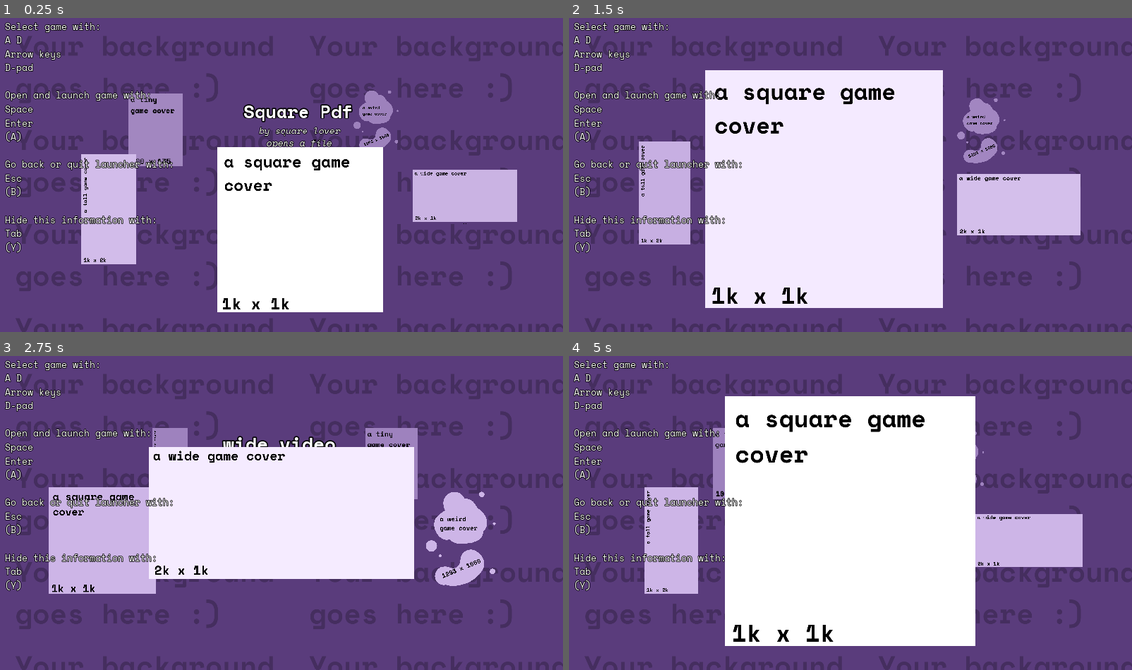
Above: before the commit, frames 1-4 (two rows, left to right).
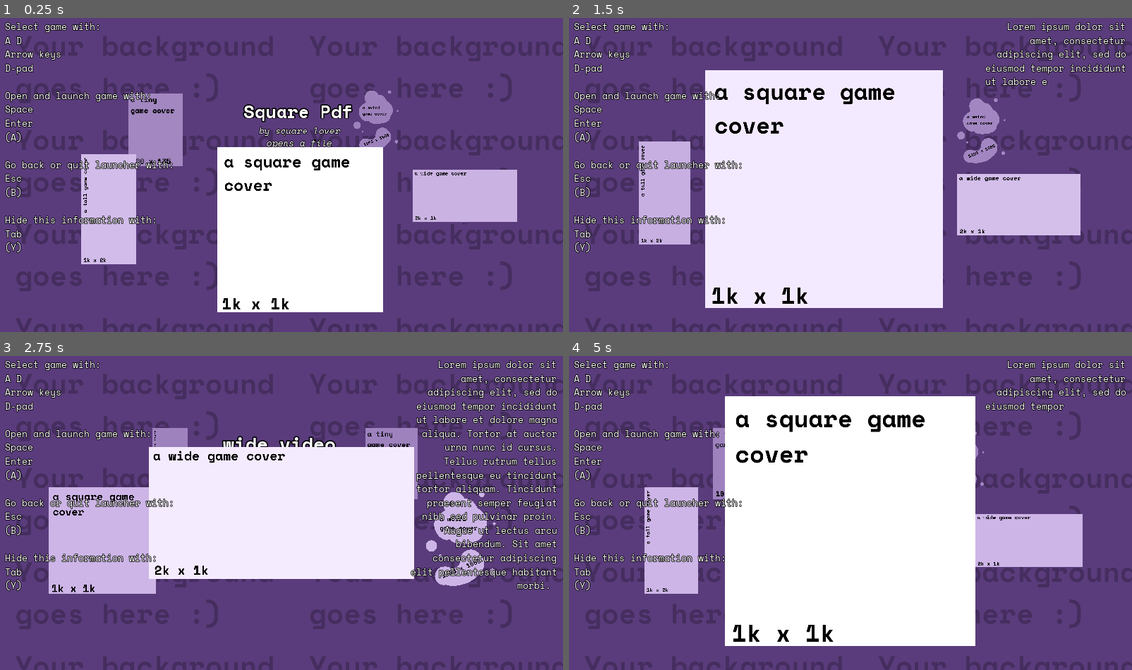
Above: after the commit, the same moments.

Repository: cis-ash/MM-Bundle-Launcher
Game: Godot game, scene res://Elements/Launcher.tscn
Two runs of this game, one before a commit and one after it. Both use one fixed random seed, a clock stepped at 60 frames per second and the inputs below. The engine's default icon, where the game draws it, is replaced by a stand-in: a white triangle on a blue panel in a dark square. Sound files missing from this copy of the repository are replaced by a short silence.
Inputs:
- Up to frame 1 (0.25 s): no input
- Up to frame 2 (1.5 s): tap Enter (ui_accept) at 0.5, 0.6, 0.77, 1.07, 1.35 s; hold Right (ui_right) 0.53-1.28 s; hold Left (ui_left) from 1.28 s (still down)
- Up to frame 3 (2.75 s): tap Enter (ui_accept) at 1.52, 1.82, 2.1 s; release Left (ui_left) at 2.03 s; hold Right (ui_right) from 2.03 s (still down)
- Up to frame 4 (5 s): tap Enter (ui_accept) at 2.85, 3.02, 3.32, 3.6, 3.77, 4.07, 4.35, 4.52, 4.82 s; release Right (ui_right) at 3.53 s; hold Left (ui_left) from 3.53 s (still down); tap Escape (ui_cancel) at 4.15 s

The runs differ from the first frame. In frame 1, 0.9% of the frame differs, in the area x 0-31%, y 5-71%; in frame 2, 2.3%; in frame 3, 6.4%, in the area x 0-100%, y 1-75%; in frame 4, 2.0%.

Commit message:
add description field and display

Diff:
--- a/src/Elements/Carousel.gd
+++ b/src/Elements/Carousel.gd
@@ -23,12 +23,14 @@
 export (NodePath) var exit_popup;
 export (NodePath) var exit_sound;
 export (NodePath) var exit_close;
+export (NodePath) var description_path;
 
 # tint of cover when far away, close tint is always white
 export (Color) var far_tint;
 # tint of cover when it is not selected, is multiplied with far tint
 export (Color) var unselected_tint;
 
+onready var description = get_node(description_path);
 
 func _ready():
 	# get games based on current children nodes
@@ -51,9 +53,11 @@
 		else:
 			# if quit game popup is not visible - act as usual
 			if Input.is_action_just_pressed("ui_left"):
+				description.hide_description()
 				selected_game += 1;
 				get_node(move_sound).play()
 			if Input.is_action_just_pressed("ui_right"):
+				description.hide_description()
 				selected_game -= 1;
 				get_node(move_sound).play()
 
@@ -68,17 +72,21 @@
 				if games[selected_game].prepared:
 					# if cover already taking up entire screen - launch it
 					games[selected_game].play()
+					description.hide_description()
 				else:
 					# expands the selected cover to fill entire screen if it was not
 					games[selected_game].prepared = true;
+					description.update_description(games[selected_game].description)
 			if Input.is_action_just_pressed("ui_cancel"):
 				if games[selected_game].prepared:
 					# if cover was taking up entire screen - return it to normal
 					games[selected_game].prepared = false;
+					description.hide_description()
 				else:
 					# if it was already normal - ask the player if they want to quit
 					get_node(exit_sound).play()
 					exiting = true;
+					description.hide_description()
 
 
 		# makes the visual rotation of the carousel lag behind the selection
--- /dev/null
+++ b/src/Elements/Description.gd
@@ -0,0 +1,26 @@
+extends Label
+
+const constant_progress : float = 1.0
+const lerp_progress : float = 5.0
+var progress = 0.0
+var target_progress = 0.0
+
+func _physics_process(delta):
+	progress = lerp(progress, target_progress, delta * lerp_progress)
+	var step = constant_progress * delta
+	if abs(target_progress - progress) < step:
+		progress = target_progress
+	else:
+		progress += sign(target_progress - progress) * step
+
+	percent_visible = progress
+	pass
+
+func update_description(description : String):
+	text = description
+	target_progress = 1.0
+	pass
+
+func hide_description():
+	target_progress = 0.0
+	pass
--- a/src/Elements/Game.gd
+++ b/src/Elements/Game.gd
@@ -6,6 +6,7 @@
 extends Node2D
 export (String) var game_name
 export (String) var author_name
+export (String, MULTILINE) var description
 export (Texture) var Cover;
 export (int, "keep rotation", "rotate clockwise", "rotate counter clockwise") var rotate
 export (int, "no file", "windows exe", "link/pdf/html/other file", "gameboy rom") var game_type
--- a/src/Elements/Launcher.tscn
+++ b/src/Elements/Launcher.tscn
@@ -13,6 +13,7 @@
 [ext_resource path="res://Elements/music.gd" type="Script" id=11]
 [ext_resource path="res://Elements/UI Sounds/escape0.wav" type="AudioStream" id=12]
 [ext_resource path="res://Elements/UI Sounds/escape1.wav" type="AudioStream" id=13]
+[ext_resource path="res://Elements/Description.gd" type="Script" id=14]
 [ext_resource path="res://Elements/Instructions.gd" type="Script" id=16]
 [ext_resource path="res://Elements/UI Sounds/cursor_0.wav" type="AudioStream" id=17]
 [ext_resource path="res://Placeholder Assets/Images/background.png" type="Texture" id=18]
@@ -92,12 +93,14 @@
 exit_popup = NodePath("../ExitPopup")
 exit_sound = NodePath("../ExitPopup/PopupSound")
 exit_close = NodePath("../ExitPopup/PopupClose")
+description_path = NodePath("../Description")
 far_tint = Color( 0.643137, 0.572549, 0.717647, 1 )
 unselected_tint = Color( 0.913725, 0.831373, 1, 1 )
 
 [node name="Game1" parent="Carousel" instance=ExtResource( 1 )]
 game_name = "Square Pdf"
 author_name = "square lover"
+description = "Lorem ipsum dolor sit amet, consectetur adipiscing elit, sed do eiusmod tempor incididunt ut labore et dolore magna aliqua"
 Cover = ExtResource( 3 )
 game_type = 2
 file_to_run = "example pdf file.pdf"
@@ -105,11 +108,13 @@
 [node name="Game2" parent="Carousel" instance=ExtResource( 1 )]
 game_name = "Tall nothing"
 author_name = "tallboi"
+description = "Lorem ipsum dolor sit amet, consectetur adipiscing elit, sed do eiusmod tempor incididunt ut labore et dolore magna aliqua. Diam quam nulla porttitor massa id neque. Turpis massa tincidunt dui ut ornare lectus sit amet est. "
 Cover = ExtResource( 4 )
 
 [node name="Game3" parent="Carousel" instance=ExtResource( 1 )]
 game_name = "low res exe"
 author_name = "pixelface"
+description = "Lorem ipsum dolor sit amet, consectetur adipiscing elit, sed do eiusmod tempor incididunt ut labore et dolore magna aliqua. Amet venenatis urna cursus eget nunc scelerisque viverra mauris in. Commodo nulla facilisi nullam vehicula ipsum a arcu cursus vitae."
 Cover = ExtResource( 5 )
 game_type = 1
 file_to_run = "A folder\\\\Folder inside a folder\\\\TEXTREME.exe"
@@ -117,6 +122,7 @@
 [node name="Game4" parent="Carousel" instance=ExtResource( 1 )]
 game_name = "wacky ROM"
 author_name = "old school cool"
+description = "Lorem ipsum dolor sit amet, consectetur adipiscing elit, sed do eiusmod tempor incididunt ut labore et dolore magna aliqua. Aliquet nibh praesent tristique magna sit. Venenatis cras sed felis eget velit aliquet sagittis. Nisl nisi scelerisque eu ultrices vitae auctor eu augue ut. Egestas tellus rutrum tellus pellentesque eu tincidunt tortor aliquam. Pharetra sit amet aliquam id diam. Sed arcu non odio euismod lacinia at quis."
 Cover = ExtResource( 6 )
 game_type = 3
 file_to_run = "A folder\\\\Folder inside a folder\\\\yo-grl\\\\yo-grl.gb"
@@ -124,15 +130,16 @@
 [node name="Game5" parent="Carousel" instance=ExtResource( 1 )]
 game_name = "wide video"
 author_name = "wise wide man"
+description = "Lorem ipsum dolor sit amet, consectetur adipiscing elit, sed do eiusmod tempor incididunt ut labore et dolore magna aliqua. Tortor at auctor urna nunc id cursus. Tellus rutrum tellus pellentesque eu tincidunt tortor aliquam. Tincidunt praesent semper feugiat nibh sed pulvinar proin. Augue ut lectus arcu bibendum. Sit amet consectetur adipiscing elit pellentesque habitant morbi. "
 Cover = ExtResource( 7 )
 game_type = 2
 file_to_run = "A folder\\\\example_video.mp4"
 
 [node name="Controls" type="Label" parent="."]
 margin_left = 21.3816
-margin_top = 19.5998
-margin_right = 561.382
-margin_bottom = 574.6
+margin_top = 20.5998
+margin_right = 621.382
+margin_bottom = 863.6
 rect_scale = Vector2( 1, 0.998985 )
 custom_fonts/font = SubResource( 2 )
 text = "Select game with:
@@ -162,6 +169,38 @@
 stream = ExtResource( 17 )
 volume_db = -8.57
 pitch_scale = 2.07
+
+[node name="Description" type="Label" parent="."]
+anchor_left = 1.0
+anchor_right = 1.0
+anchor_bottom = 1.0
+margin_left = 1395.0
+margin_top = 21.0
+margin_right = 1899.0
+margin_bottom = 1005.0
+rect_scale = Vector2( 1, 0.998985 )
+custom_fonts/font = SubResource( 2 )
+text = "loootse ooarestmmtmtyuaorseitmaeisrtneairsnteianseitnaesrntotnaerslntotuearsoteanoysuetnaorsent
+Open and launch game with:
+Space
+Enter
+(A)
+
+Go back or quit launcher with:
+Esc
+(B)
+
+Hide this information with:
+Tab
+(Y)
+"
+align = 2
+autowrap = true
+percent_visible = 0.0
+script = ExtResource( 14 )
+__meta__ = {
+"_edit_use_anchors_": false
+}
 
 [node name="ExitPopup" type="ColorRect" parent="."]
 visible = false
Not shown: 1 places in src/Elements/Launcher.tscn that only renumber resources
